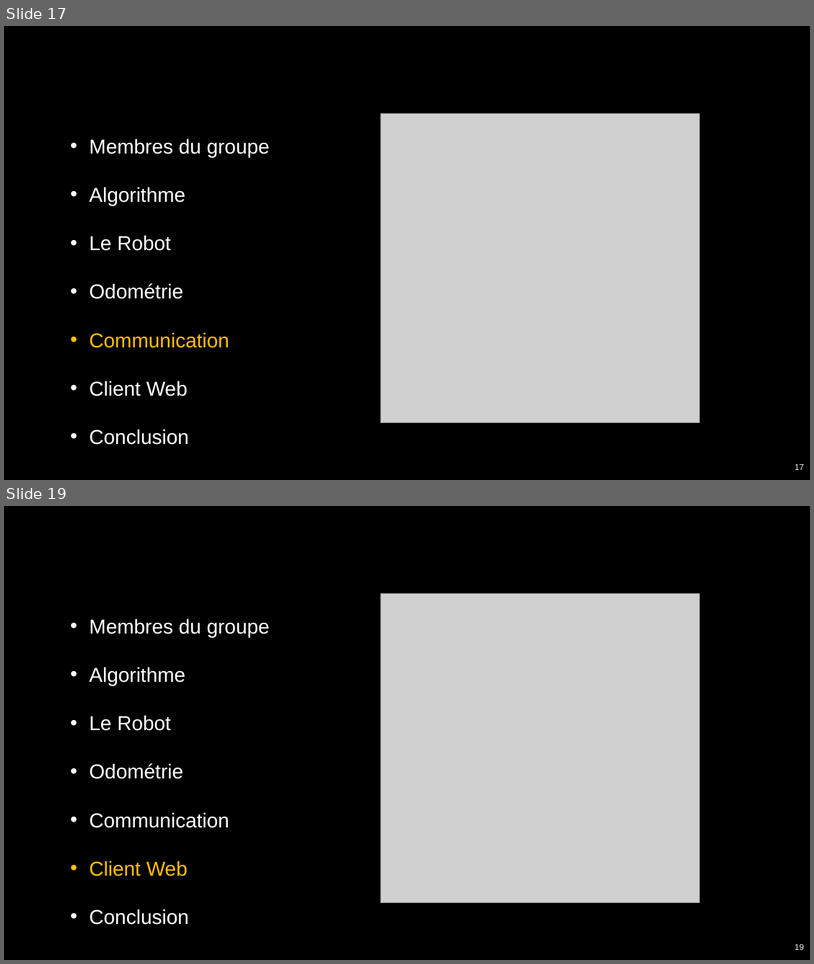
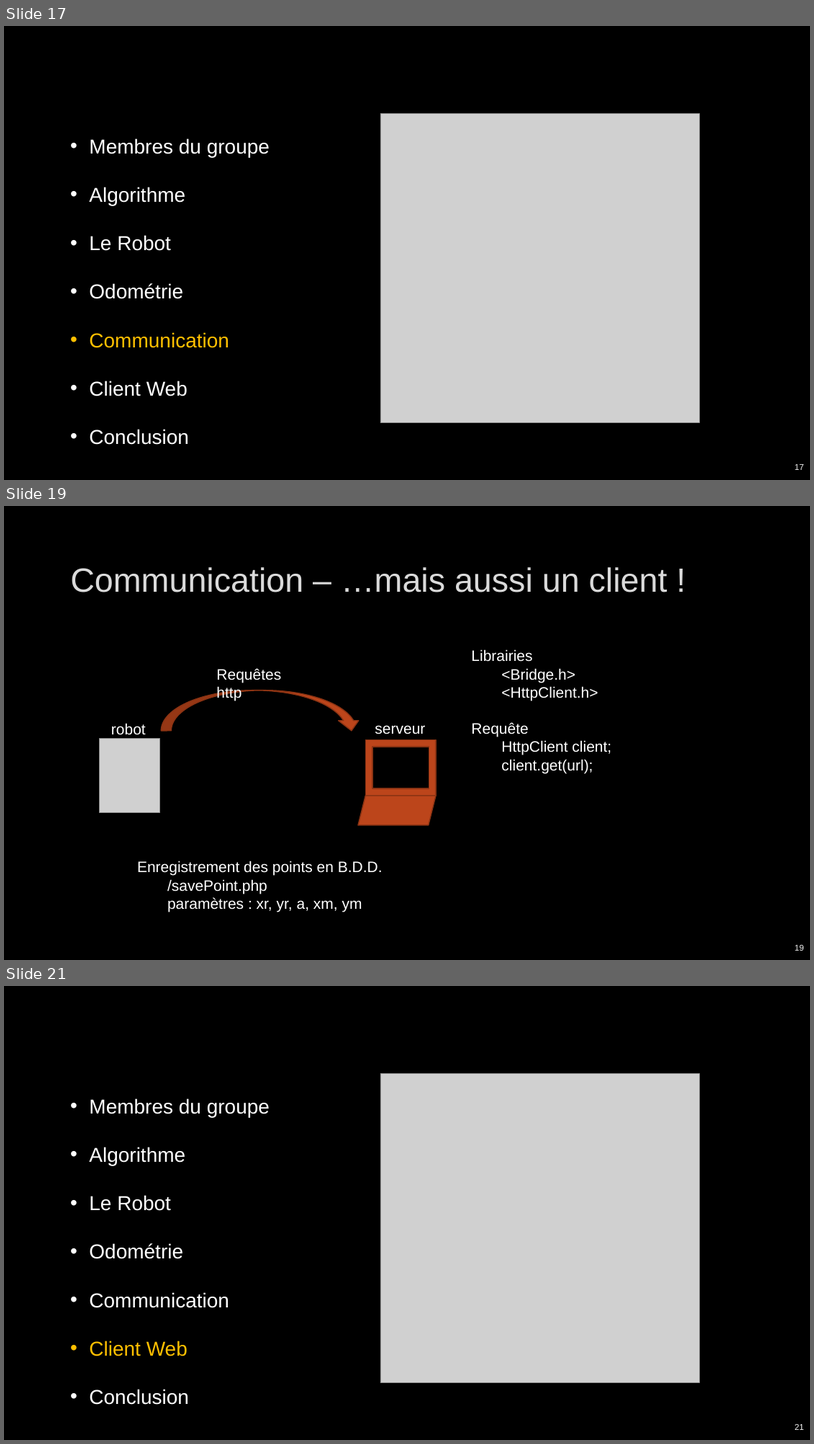
Before and after one commit to CyrilPy/BadMonkey, a slide deck: Gestion projet/Projet intégration robotique – IMERIR.pptx. Shown one above the other, each under a label of ours: slides 17 and 19 before the commit, slides 17, 19 and 21 after it; the slides between them are not shown. The pictures are 814x964 and 814x1444 pixels, drawn with LibreOffice and Linux fonts; fonts in the diff are those of the drawing; grey boxes stand for pictures; background and template pictures are left out. Boxes give left, top, right and bottom in pixels: in the first picture for what was removed or moved away, otherwise in the second. Text is boxed around its words. In the diff, an @@ line names an element or a change of style, - is before the commit and + after.

```diff
--- a/Gestion projet/Projet intégration robotique – IMERIR.pptx
+++ b/Gestion projet/Projet intégration robotique – IMERIR.pptx
@@ slide 19 added at (4, 506, 810, 960), background picture (left out) @@
@@ title added at (70, 567, 668, 592), 40 pt, text #DADADA @@
+Communication – …mais aussi un client !
@@ text added at (471, 649, 612, 773), 18 pt, text #FFFFFF @@
+Librairies
+<Bridge.h>
+<HttpClient.h>
+Requête
+HttpClient client;
+client.get(url);
@@ text added at (216, 668, 281, 701), 18 pt, text #FFFFFF @@
+Requêtes http
@@ curved down arrow added at (161, 690, 362, 731), fill #BC451B, outline #8B3314 1.25 pt @@
@@ picture added at (100, 739, 160, 812) @@
@@ text added at (111, 723, 146, 735), 18 pt, text #FFFFFF @@
+robot
@@ frame added at (365, 739, 436, 795), fill #BC451B, outline #8B3314 1.25 pt @@
@@ text added at (375, 725, 425, 734), 18 pt, text #FFFFFF @@
+serveur
@@ parallelogram added at (358, 795, 437, 825), fill #BC451B, outline #8B3314 1.25 pt @@
@@ text added at (137, 860, 383, 911), 18 pt, text #FFFFFF @@
+Enregistrement des points en B.D.D.
+/savePoint.php
+paramètres : xr, yr, a, xm, ym
@@ page number added at (795, 944, 805, 950), 10 pt, text #F2F2F2 @@
+19
@@ what was slide 19 is now slide 21 @@
@@ page number at (795, 1424, 805, 1430): text changed @@
-19
+21
```
Also in this commit, not shown: 2 slides changed, 1 other slide added, 1 other file.
